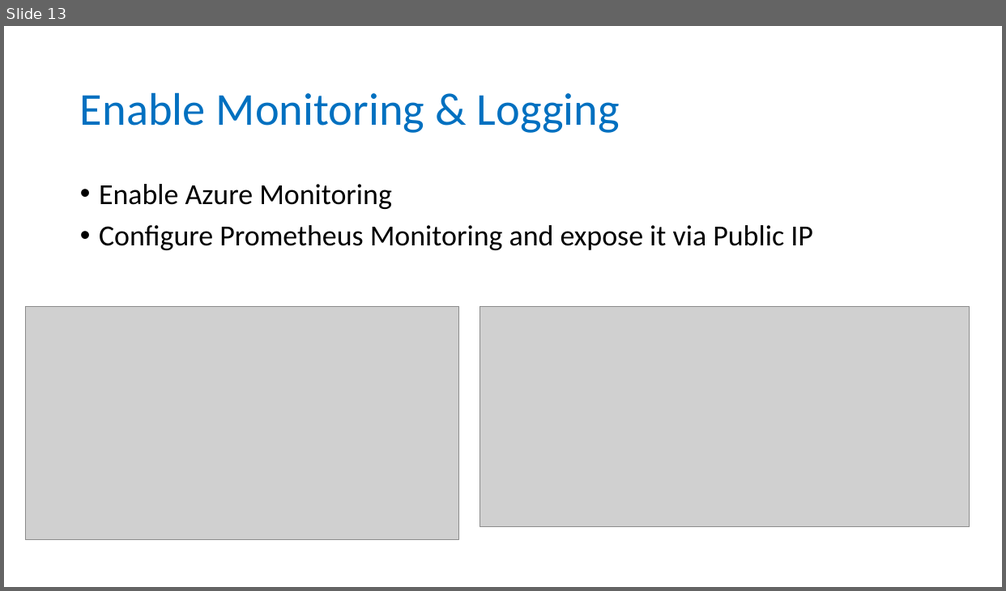
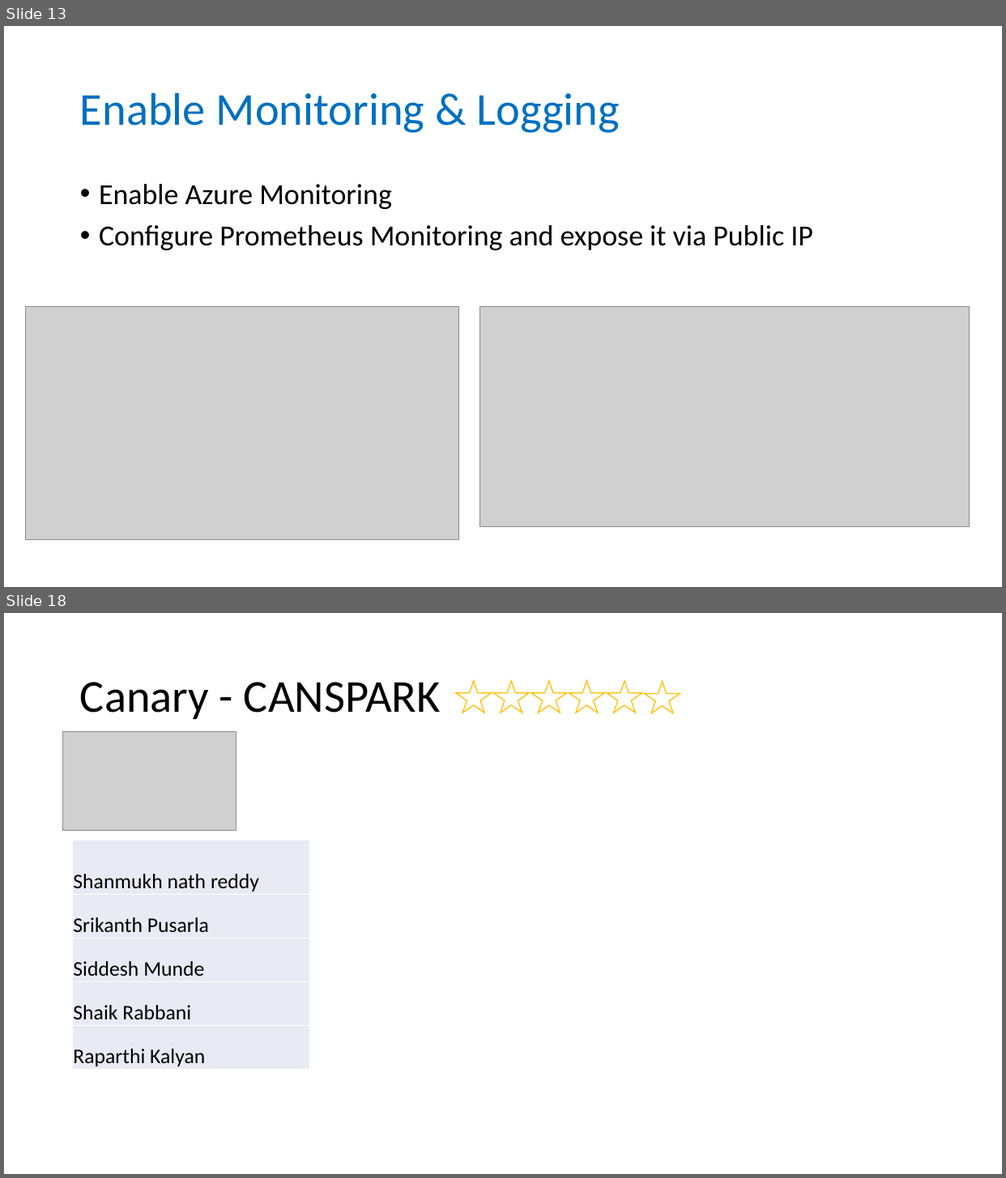
Before and after one commit to sumitkute/kubehack, a slide deck: assets/instructions/Azure Kubernetes Service HACKATON.pptx. Shown one above the other, each under a label of ours: slide 13 before the commit, slides 13 and 18 after it; the slides between them are not shown. The pictures are 1006x591 and 1006x1178 pixels, drawn with LibreOffice and Linux fonts; fonts in the diff are those of the drawing; grey boxes stand for pictures. Boxes give left, top, right and bottom in pixels: in the first picture for what was removed or moved away, otherwise in the second. Text is boxed around its words. In the diff, an @@ line names an element or a change of style, - is before the commit and + after.

```diff
--- a/assets/instructions/Azure Kubernetes Service HACKATON.pptx
+++ b/assets/instructions/Azure Kubernetes Service HACKATON.pptx
@@ slide 18 added at (x1=4, y1=613, x2=1002, y2=1174), background #FFFFFF @@
@@ title added at (x1=80, y1=682, x2=441, y2=719), 44 pt, text #000000 @@
+Canary - CANSPARK
@@ group added at (x1=456, y1=681, x2=680, y2=713): 6 stars @@
@@ picture added at (x1=63, y1=732, x2=236, y2=830) @@
@@ table added at (x1=73, y1=841, x2=310, y2=1070), 5 rows, 1 columns @@
+Shanmukh nath reddy
+Srikanth Pusarla
+Siddesh Munde
+Shaik Rabbani
+Raparthi Kalyan
```
Also in this commit, not shown: 2 slides changed, 8 other slides added, 3 other files.
